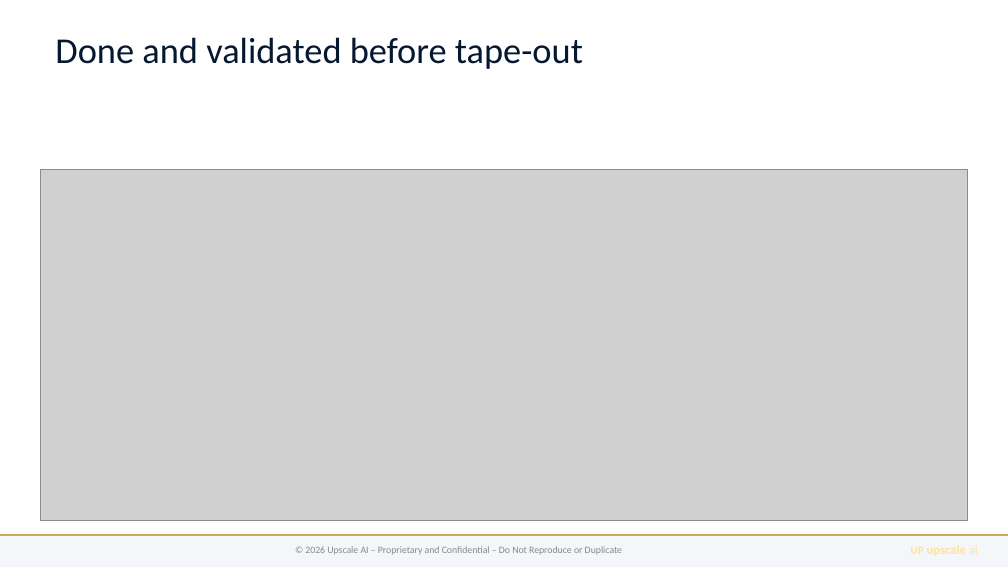
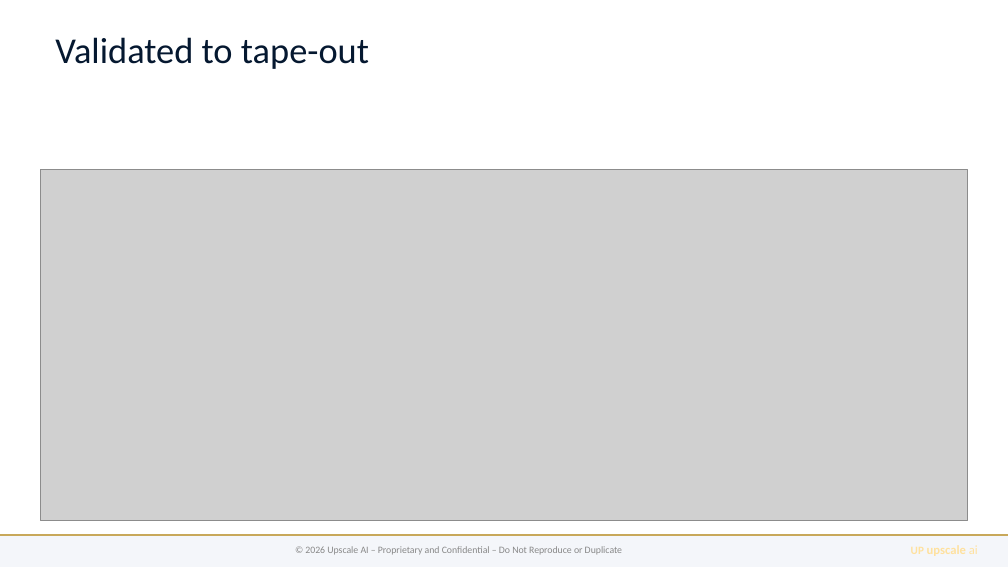
Before and after one commit to upscale-ai-network/agent-template, a slide deck: slide 3 of dt100/manager-arch-vision-a3.pptx. Drawn at 1008x567 pixels with LibreOffice and Linux fonts; fonts in the diff are those of the drawing; grey boxes stand for pictures. Boxes give left, top, right and bottom in pixels: in the first picture for what was removed or moved away, otherwise in the second. Text is boxed around its words. In the diff, an @@ line names an element or a change of style, - is before the commit and + after.

```diff
--- a/dt100/manager-arch-vision-a3.pptx
+++ b/dt100/manager-arch-vision-a3.pptx
@@ text at box(55, 37, 369, 69): text changed @@
-Done and validated before tape-out
+Validated to tape-out
```
Also in this commit, not shown: 2 other slides changed, 20 other files.
